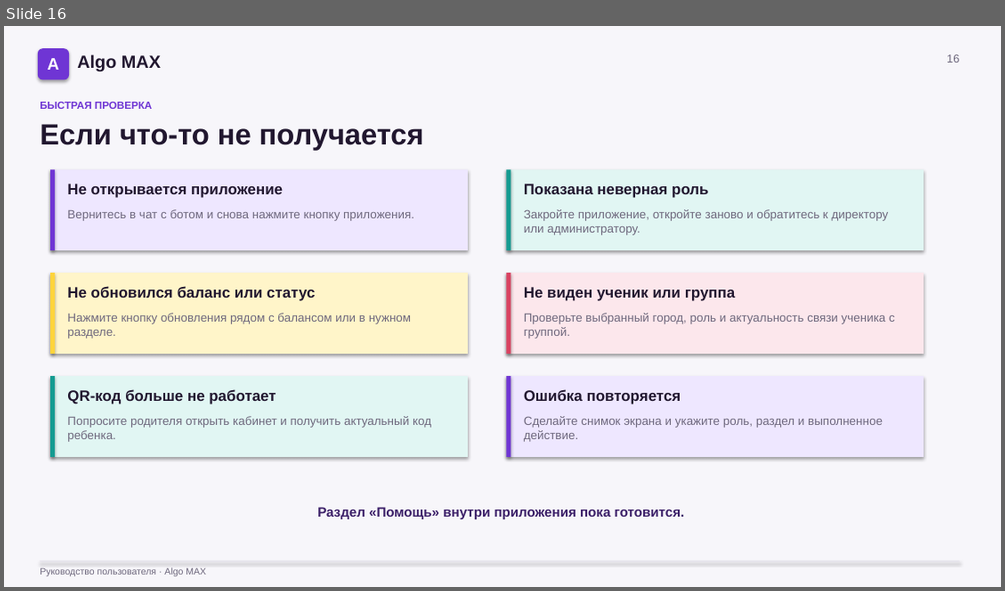
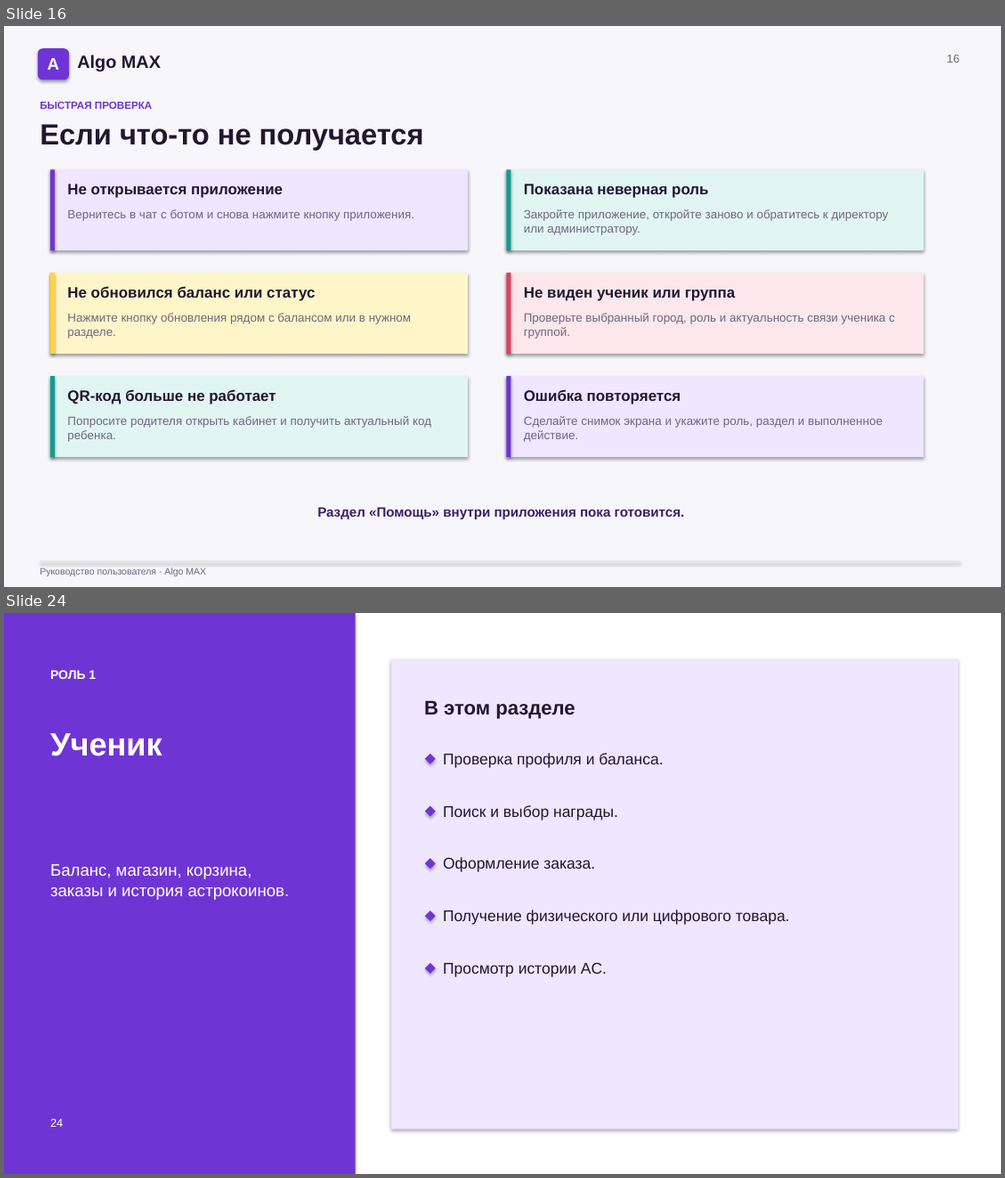
Before and after one commit to ImDoubleU/algo-bot-max, a slide deck: docs/Algo_MAX_Руководство_по_ролям.pptx. Shown one above the other, each under a label of ours: slide 16 before the commit, slides 16 and 24 after it; the slides between them are not shown. The pictures are 1005x591 and 1005x1178 pixels, drawn with LibreOffice and Linux fonts; fonts in the diff are those of the drawing. Boxes give left, top, right and bottom in pixels: in the first picture for what was removed or moved away, otherwise in the second. Text is boxed around its words. In the diff, an @@ line names an element or a change of style, - is before the commit and + after.

```diff
--- a/docs/Algo_MAX_Руководство_по_ролям.pptx
+++ b/docs/Algo_MAX_Руководство_по_ролям.pptx
@@ slide 24 added at (4, 613, 1001, 1174), background #FFFFFF @@
@@ rectangle added at (4, 613, 356, 1174), fill #6F35D4 @@
@@ rectangle added at (391, 659, 958, 1129), fill #EEE7FF @@
@@ text added at (50, 670, 96, 679), 12 pt, text #FFFFFF, bold @@
+РОЛЬ 1
@@ text added at (424, 700, 574, 719), 19 pt, text #21172F, bold @@
+В этом разделе
@@ text added at (50, 733, 162, 756), 31 pt, text #FFFFFF, bold @@
+Ученик
@@ rectangle added at (425, 754, 436, 764), fill #6F35D4 @@
@@ text added at (443, 753, 663, 768), 15 pt, text #21172F @@
+Проверка профиля и баланса.
@@ rectangle added at (425, 806, 436, 817), fill #6F35D4 @@
@@ text added at (443, 805, 618, 820), 15 pt, text #21172F @@
+Поиск и выбор награды.
@@ text added at (50, 864, 290, 900), 16 pt, text #FFFFFF @@
+Баланс, магазин, корзина, заказы и история астрокоинов.
@@ rectangle added at (425, 859, 436, 868), fill #6F35D4 @@
@@ text added at (443, 857, 595, 872), 15 pt, text #21172F @@
+Оформление заказа.
@@ rectangle added at (425, 910, 436, 921), fill #6F35D4 @@
@@ text added at (443, 909, 790, 925), 15 pt, text #21172F @@
+Получение физического или цифрового товара.
@@ rectangle added at (425, 963, 436, 973), fill #6F35D4 @@
@@ text added at (443, 963, 607, 977), 15 pt, text #21172F @@
+Просмотр истории AC.
@@ text added at (50, 1119, 63, 1127), 11 pt, text #FFFFFF @@
+24
```
Also in this commit, not shown: 1 slide changed, 47 other slides added, 18 other files.
